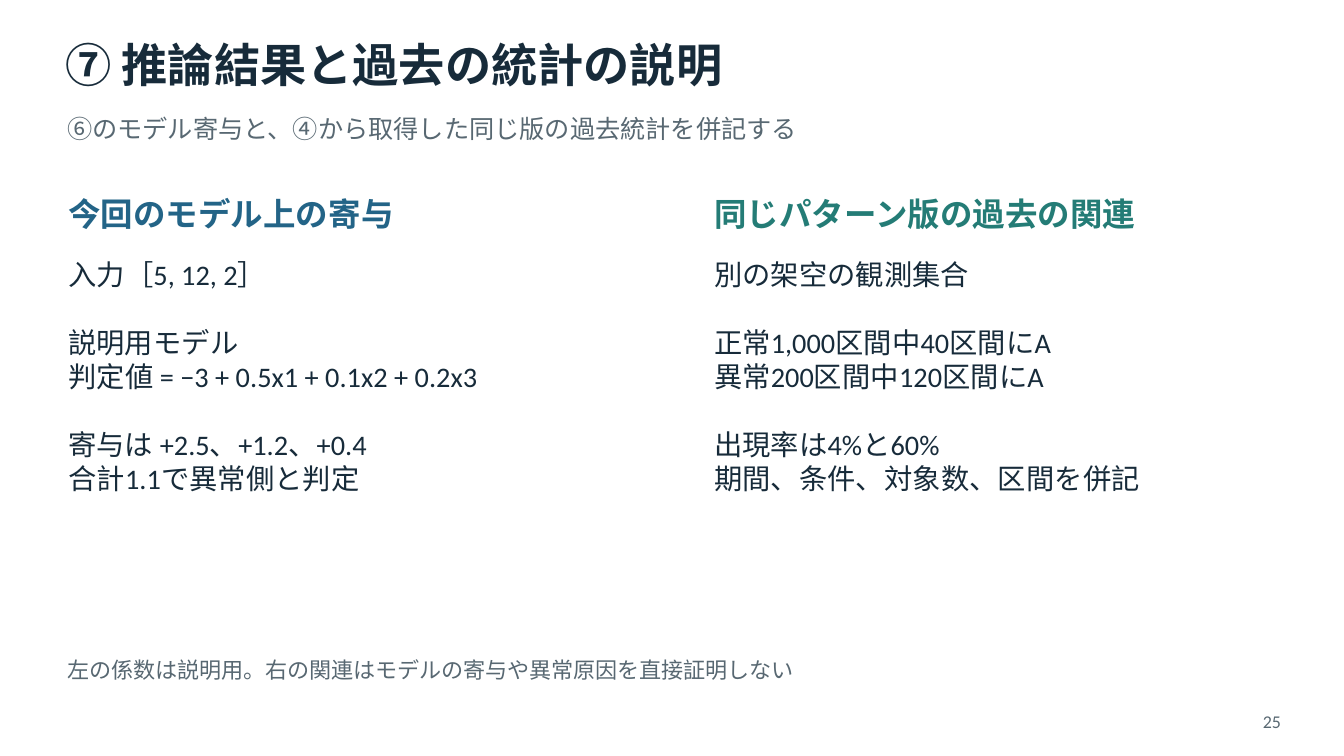
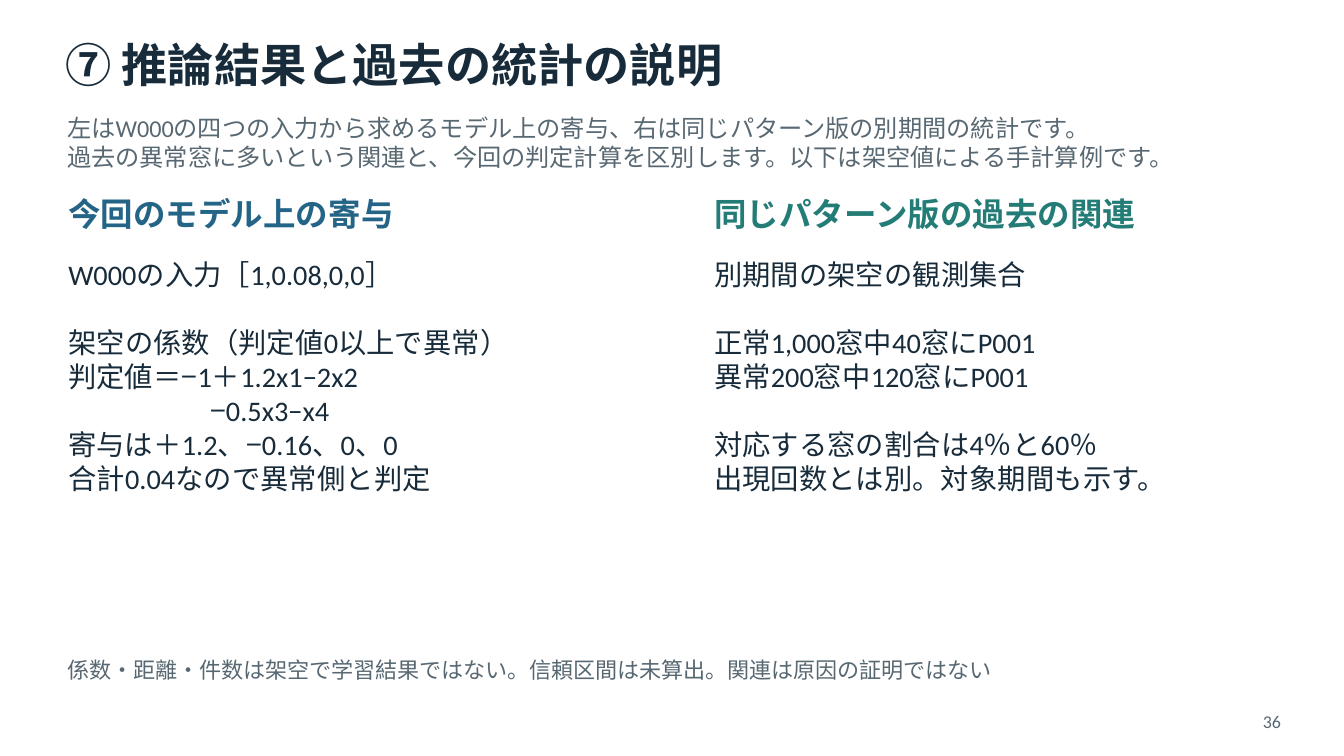
Before and after one commit to tachyonstone/test, a slide deck: slide 36 of 発明アイデア説明資料.pptx (slide 25 before the commit). Drawn at 1344x756 pixels with LibreOffice and Linux fonts; fonts in the diff are those of the drawing. Boxes give left, top, right and bottom in pixels: in the first picture for what was removed or moved away, otherwise in the second. Text is boxed around its words. In the diff, an @@ line names an element or a change of style, - is before the commit and + after.

```diff
--- a/発明アイデア説明資料.pptx
+++ b/発明アイデア説明資料.pptx
@@ text at <box>67,116,1173,168</box>: text changed; size 18 to 17.2 pt @@
-⑥のモデル寄与と、④から取得した同じ版の過去統計を併記する
+左はW000の四つの入力から求めるモデル上の寄与、右は同じパターン版の別期間の統計です。
+過去の異常窓に多いという関連と、今回の判定計算を区別します。以下は架空値による手計算例です。
@@ text at <box>68,262,508,492</box>: text changed @@
-入力［5, 12, 2］
-説明用モデル
-判定値 = −3 + 0.5x1 + 0.1x2 + 0.2x3
-寄与は +2.5、+1.2、+0.4
-合計1.1で異常側と判定
+W000の入力［1,0.08,0,0］
+架空の係数（判定値0以上で異常）
+判定値＝−1＋1.2x1−2x2
+−0.5x3−x4
+寄与は＋1.2、−0.16、0、0
+合計0.04なので異常側と判定
@@ text at <box>714,261,1165,492</box>: text changed @@
-別の架空の観測集合
-正常1,000区間中40区間にA
-異常200区間中120区間にA
-出現率は4%と60%
-期間、条件、対象数、区間を併記
+別期間の架空の観測集合
+正常1,000窓中40窓にP001
+異常200窓中120窓にP001
+対応する窓の割合は4％と60％
+出現回数とは別。対象期間も示す。
@@ text at <box>67,659,991,680</box>: text changed @@
-左の係数は説明用。右の関連はモデルの寄与や異常原因を直接証明しない
+係数・距離・件数は架空で学習結果ではない。信頼区間は未算出。関連は原因の証明ではない
@@ text at <box>1263,716,1281,728</box>: text changed @@
-25
+36
```
Also in this commit, not shown: 41 other slides changed, 16 slides added, 3 slides removed.
